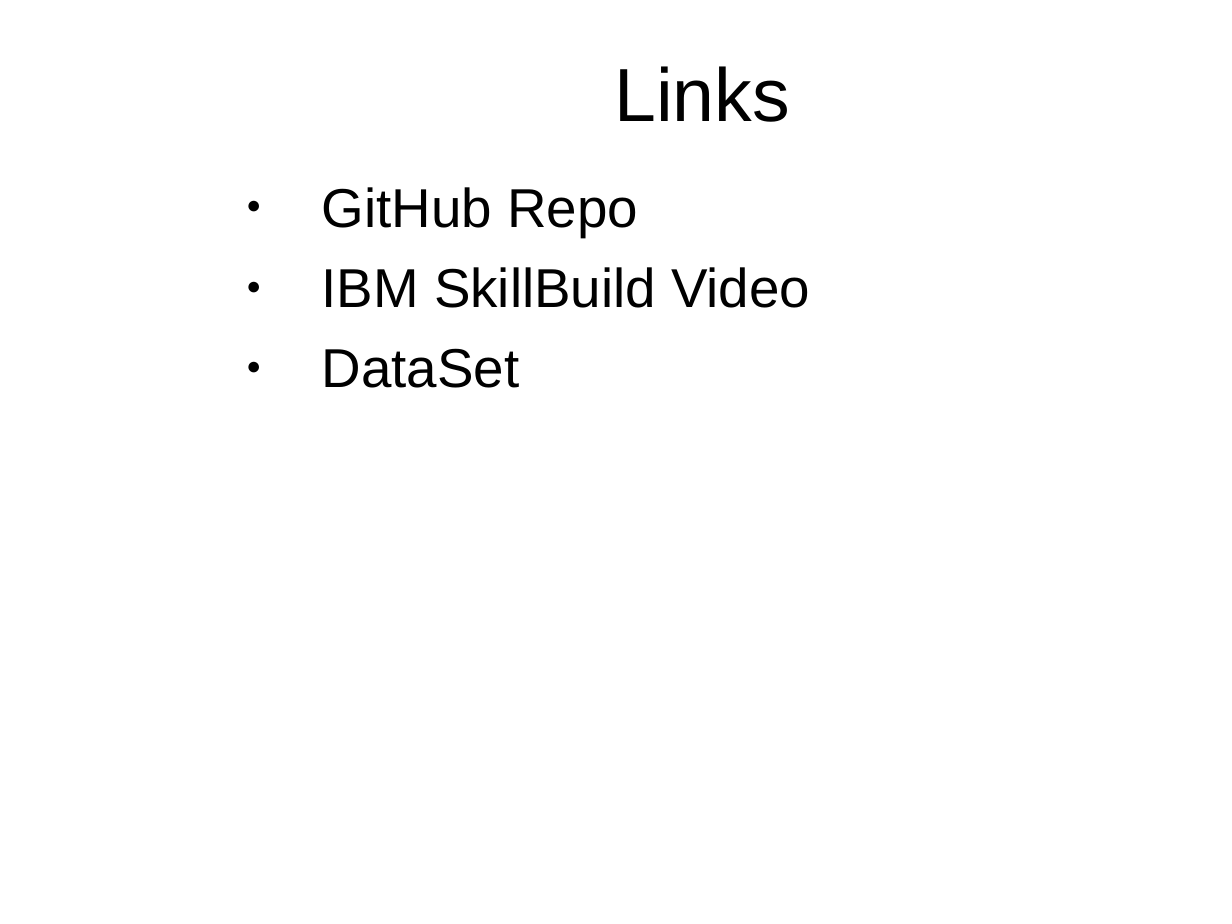
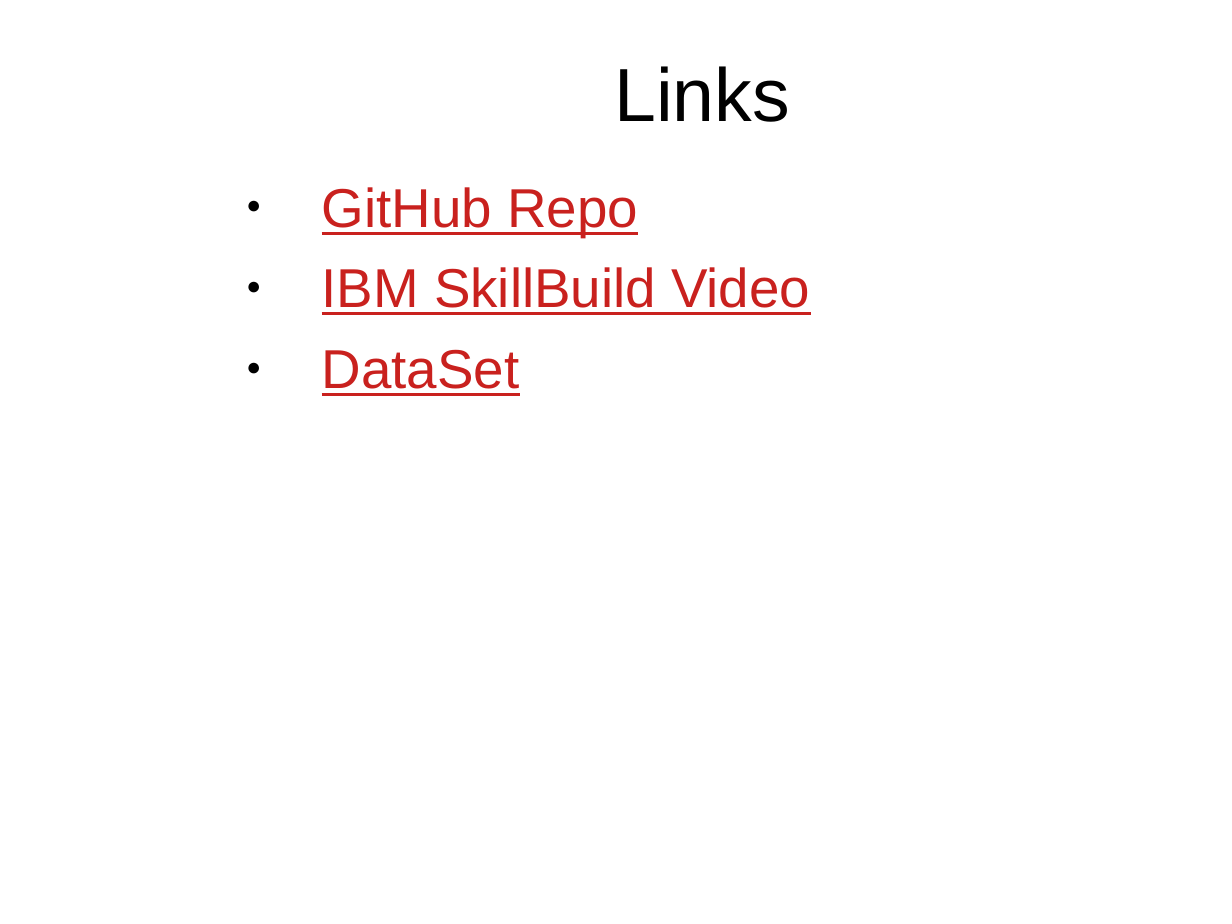
Before and after one commit to ad-dev-2111/MentalFitnessTrackerAICTE, a slide deck: slide 10 of MentalFitnessTracker.ppt. Drawn at 1232x924 pixels with LibreOffice and Linux fonts; fonts in the diff are those of the drawing; background and template pictures are left out. Boxes give left, top, right and bottom in pixels: in the first picture for what was removed or moved away, otherwise in the second. Text is boxed around its words. In the diff, an @@ line names an element or a change of style, - is before the commit and + after.

Commit message:
final

```diff
--- a/MentalFitnessTracker.ppt
+++ b/MentalFitnessTracker.ppt
@@ text "GitHub Repo" at [322, 187, 810, 396]: text colour #000000 to #C9211E, underline on @@
```
